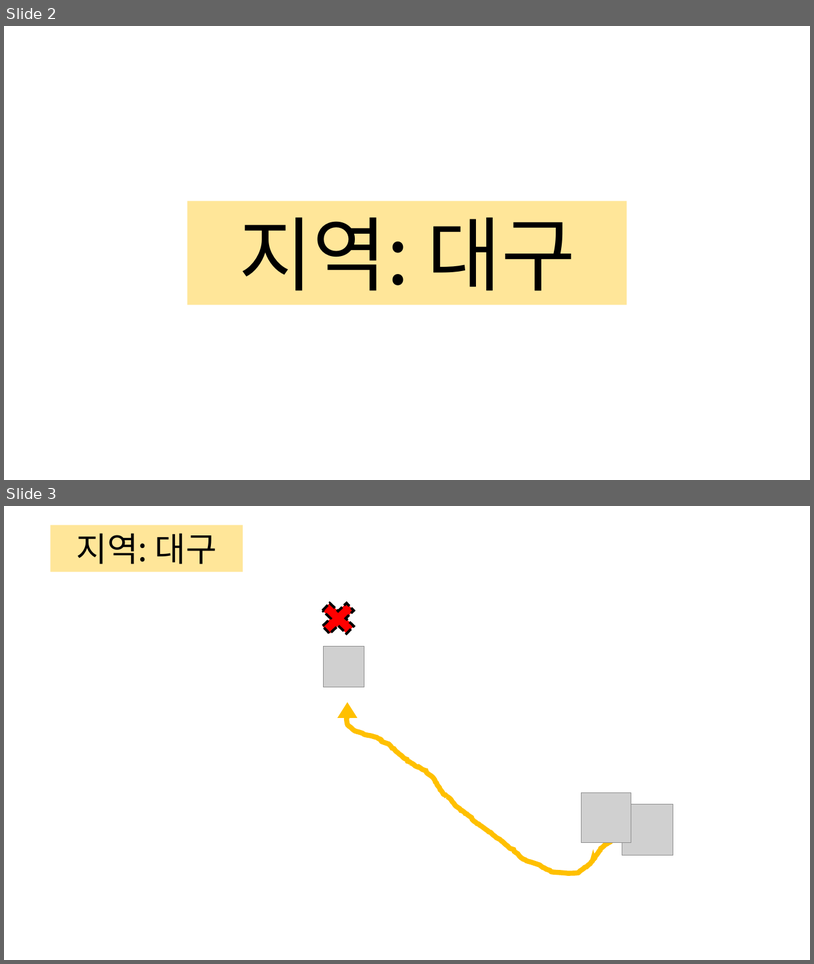
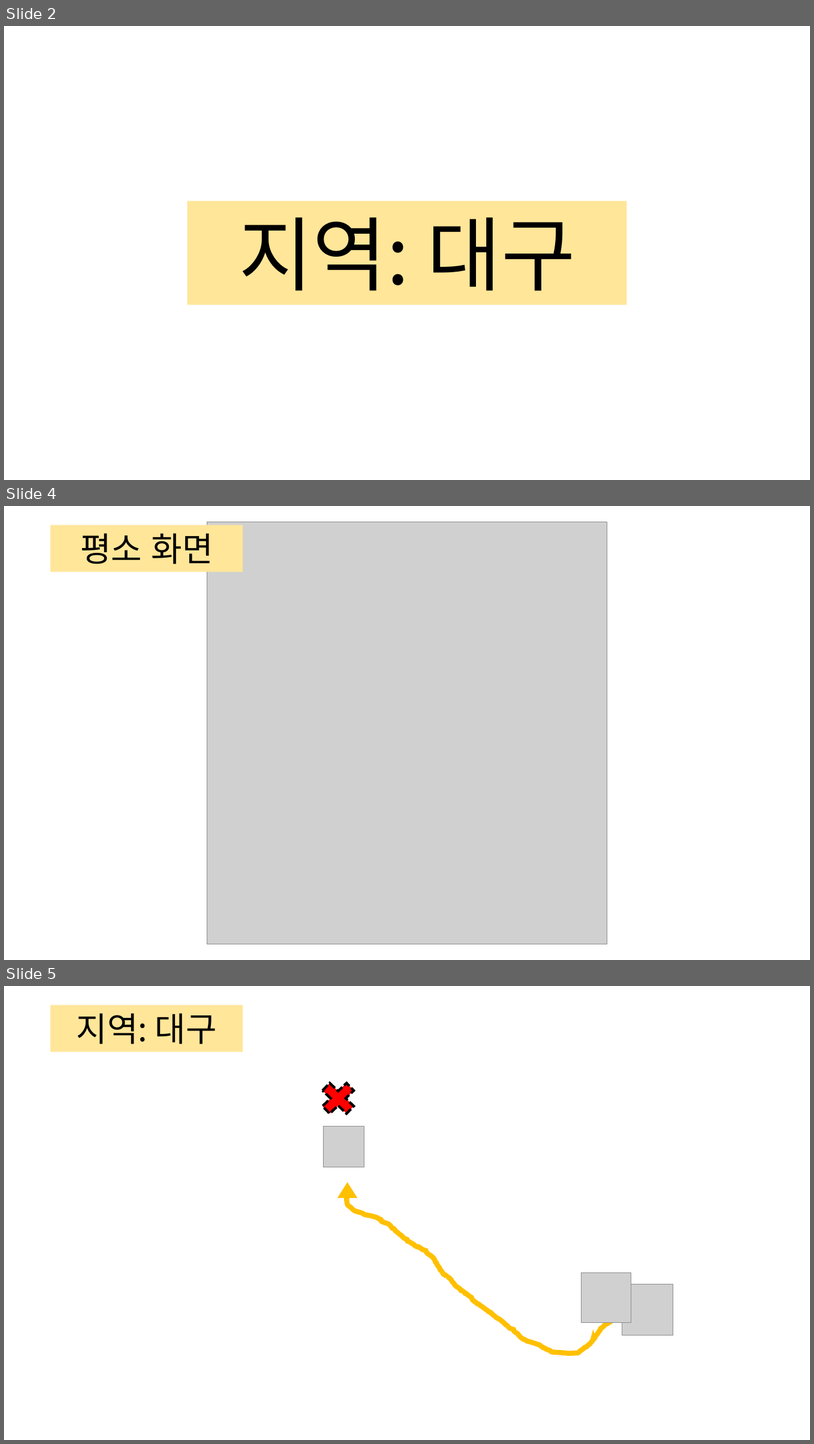
Before and after one commit to kyungsook/covid-19-notification, a slide deck: video.pptx. Shown one above the other, each under a label of ours: slides 2 and 3 before the commit, slides 2, 4 and 5 after it; the slides between them are not shown. The pictures are 814x964 and 814x1444 pixels, drawn with LibreOffice and Linux fonts; fonts in the diff are those of the drawing; grey boxes stand for pictures; background and template pictures are left out. Boxes give left, top, right and bottom in pixels: in the first picture for what was removed or moved away, otherwise in the second. Text is boxed around its words. In the diff, an @@ line names an element or a change of style, - is before the commit and + after.

```diff
--- a/video.pptx
+++ b/video.pptx
@@ slide 4 added at [4, 506, 810, 960], background #FFFFFF @@
@@ picture added at [207, 522, 608, 943] @@
@@ rectangle added at [51, 525, 243, 571], fill #FFE699, 40 pt, text #000000 @@
+평소 화면
@@ what was slide 3 is now slide 5 @@
```
Also in this commit, not shown: 2 slides changed, 11 other slides added, 7 slides removed, 4 other files.
